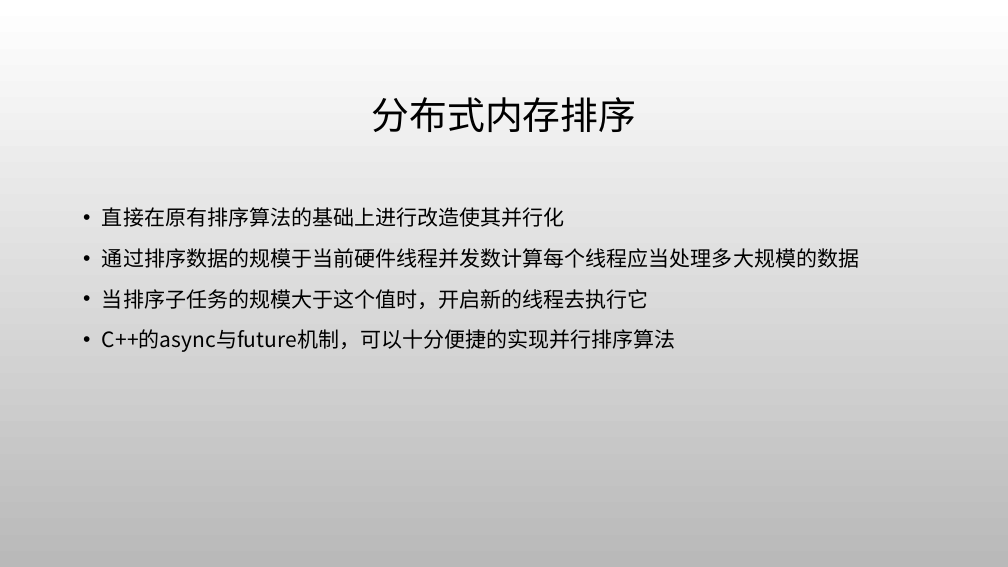
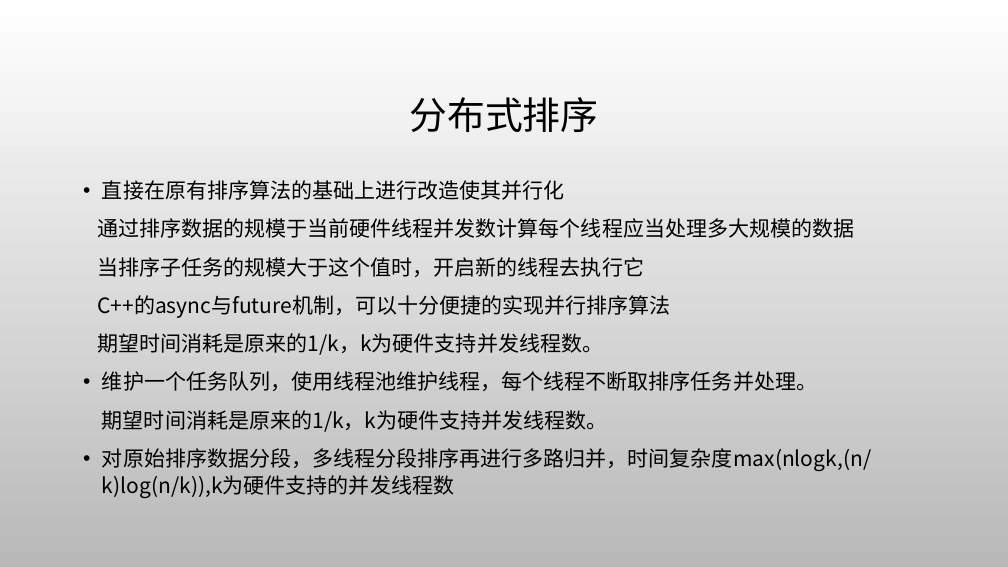
Before and after one commit to AisingioroHao0/BUAA_ProgrammingAndAlgorithms_TermProject, a slide deck: slide 13 of 答辩PPT/排序算法.pptx (slide 17 before the commit). Drawn at 1008x567 pixels with LibreOffice and Linux fonts; fonts in the diff are those of the drawing; background and template pictures are left out. Boxes give left, top, right and bottom in pixels: in the first picture for what was removed or moved away, otherwise in the second. Text is boxed around its words. In the diff, an @@ line names an element or a change of style, - is before the commit and + after.

```diff
--- a/答辩PPT/排序算法.pptx
+++ b/答辩PPT/排序算法.pptx
@@ title at bbox=[409, 97, 598, 132]: text changed @@
-分布式内存排序
+分布式排序
@@ text "直接在原有排序算法的基础上进行改造使其并行化": place and size @@
-text "直接在原有排序算法的基础上进行改造使其并行化" at bbox=[102, 207, 859, 352]
+text "直接在原有排序算法的基础上进行改造使其并行化" at bbox=[97, 180, 871, 499]
@@ text at bbox=[97, 180, 854, 318]: line spacing 1.2 to 1.1; bullet • to none @@
@@ text at bbox=[97, 333, 871, 499]: paragraphs added @@
+期望时间消耗是原来的1/k，k为硬件支持并发线程数。
+• 维护一个任务队列，使用线程池维护线程，每个线程不断取排序任务并处理。
+期望时间消耗是原来的1/k，k为硬件支持并发线程数。
+• 对原始排序数据分段，多线程分段排序再进行多路归并，时间复杂度max(nlogk,(n/k)log(n/k)),k为硬件支持的并发线程数
```
Also in this commit, not shown: 2 other slides changed, 2 slides removed.
